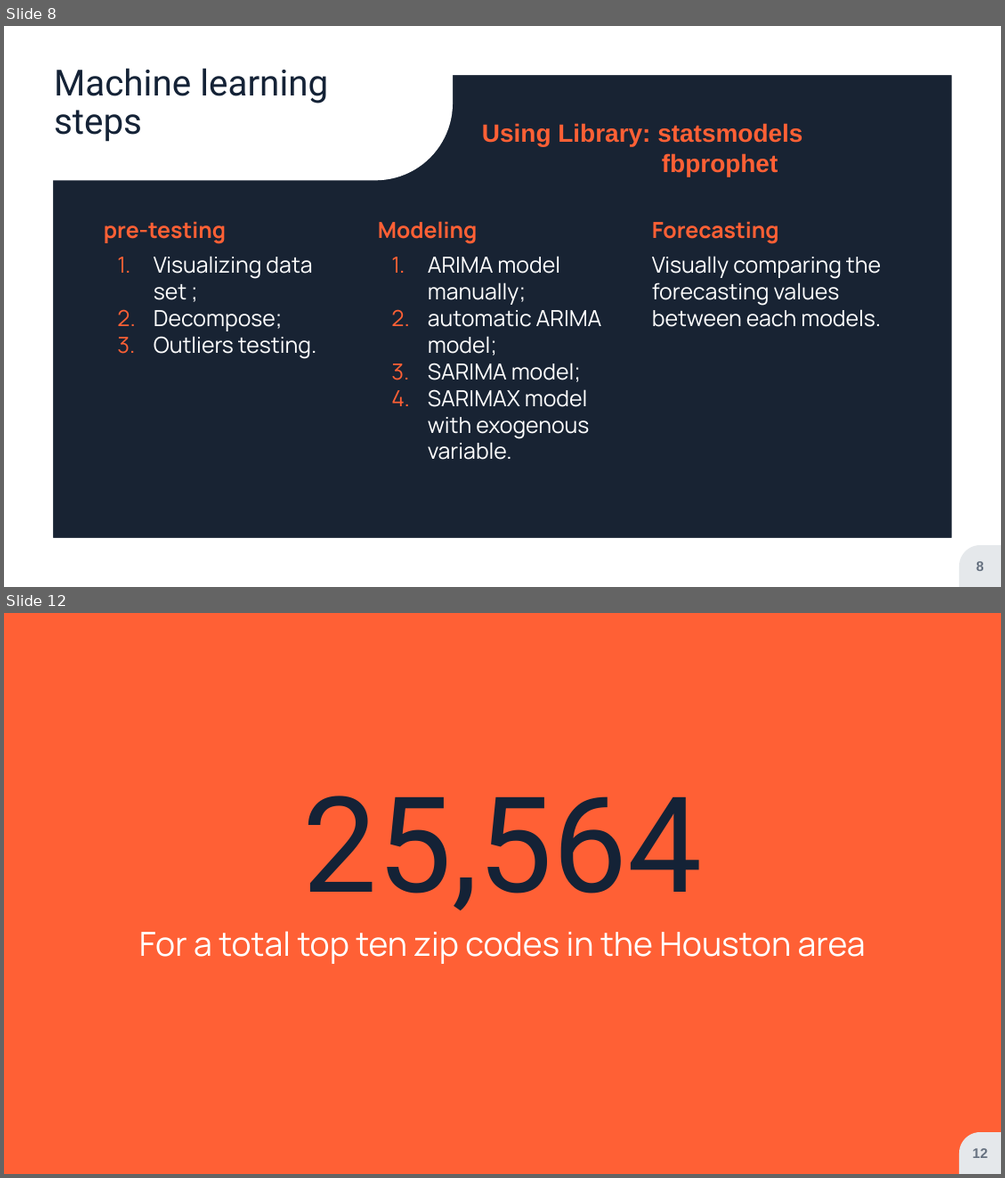
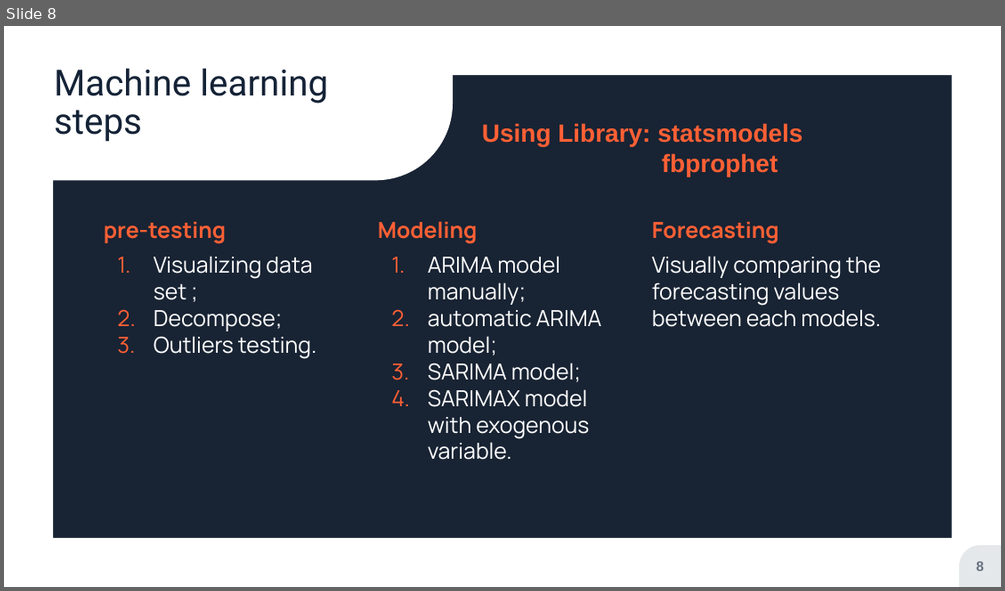
Before and after one commit to jmitterh/Project_3_Potential_Marketing, a slide deck: Data-Estate Presentation.pptx. Shown one above the other, each under a label of ours: slides 8 and 12 before the commit, slide 8 after it; the slides between them are not shown. The pictures are 1005x1178 and 1005x591 pixels, drawn with LibreOffice and Linux fonts; fonts in the diff are those of the drawing; background and template pictures are left out; a plain dark background stands for a picture behind light text. Boxes give left, top, right and bottom in pixels: in the first picture for what was removed or moved away, otherwise in the second. Text is boxed around its words. In the diff, an @@ line names an element or a change of style, - is before the commit and + after.

```diff
--- a/Data-Estate Presentation.pptx
+++ b/Data-Estate Presentation.pptx
@@ slide 12 removed at [4,613,1001,1174], background #FF6035; not listed: 1 template element that a slide beside it also shows @@
@@ title removed at [302,795,702,910] @@
-25,564
@@ subtitle removed at [139,931,866,964] @@
-For a total top ten zip codes in the Houston area
@@ page number removed at [972,1148,987,1158] @@
-12
```
Also in this commit, not shown: 1 slide changed, 3 other slides removed, 3 other files.
